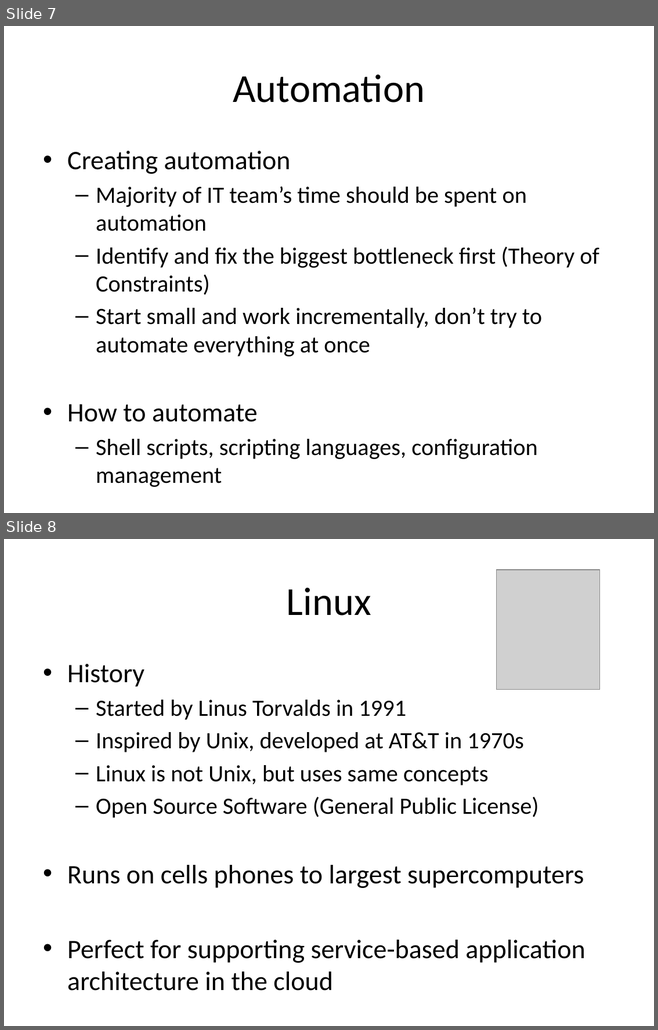
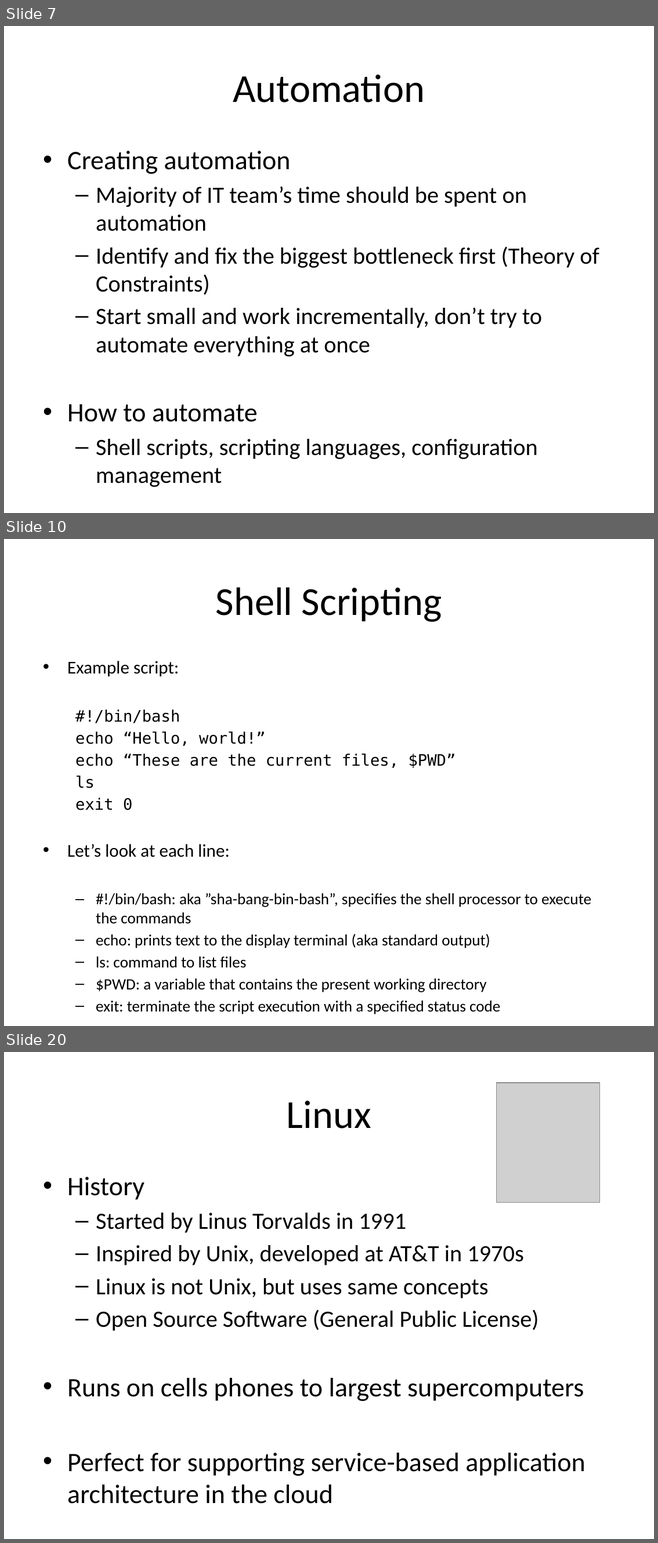
Before and after one commit to jasondbaker/infrastructure-class, a slide deck: lectures/infrastructure-week-2.pptx. Shown one above the other, each under a label of ours: slides 7 and 8 before the commit, slides 7, 10 and 20 after it; the slides between them are not shown. The pictures are 658x1030 and 658x1543 pixels, drawn with LibreOffice and Linux fonts; fonts in the diff are those of the drawing; grey boxes stand for pictures. Boxes give left, top, right and bottom in pixels: in the first picture for what was removed or moved away, otherwise in the second. Text is boxed around its words. In the diff, an @@ line names an element or a change of style, - is before the commit and + after.

Commit message:
add study guide and shell scripting

```diff
--- a/lectures/infrastructure-week-2.pptx
+++ b/lectures/infrastructure-week-2.pptx
@@ slide 10 added at [4, 539, 654, 1026], background #FFFFFF @@
@@ title added at [216, 587, 442, 622], 44 pt, text #000000 @@
+Shell Scripting
@@ text added at [67, 661, 591, 1015], 17.5 pt, text #000000 @@
+• Example script:
+  #!/bin/bash
+  echo “Hello, world!”
+  echo “These are the current files, $PWD”
+  ls
+  exit 0
+• Let’s look at each line:
+  – #!/bin/bash: aka ”sha-bang-bin-bash”, specifies the shell processor to execute the commands
+  – echo: prints text to the display terminal (aka standard output)
+  – ls: command to list files
+  – $PWD: a variable that contains the present working directory
+  – exit: terminate the script execution with a specified status code
@@ what was slide 8 is now slide 20 @@
```
Also in this commit, not shown: 11 other slides added, 4 other files.
